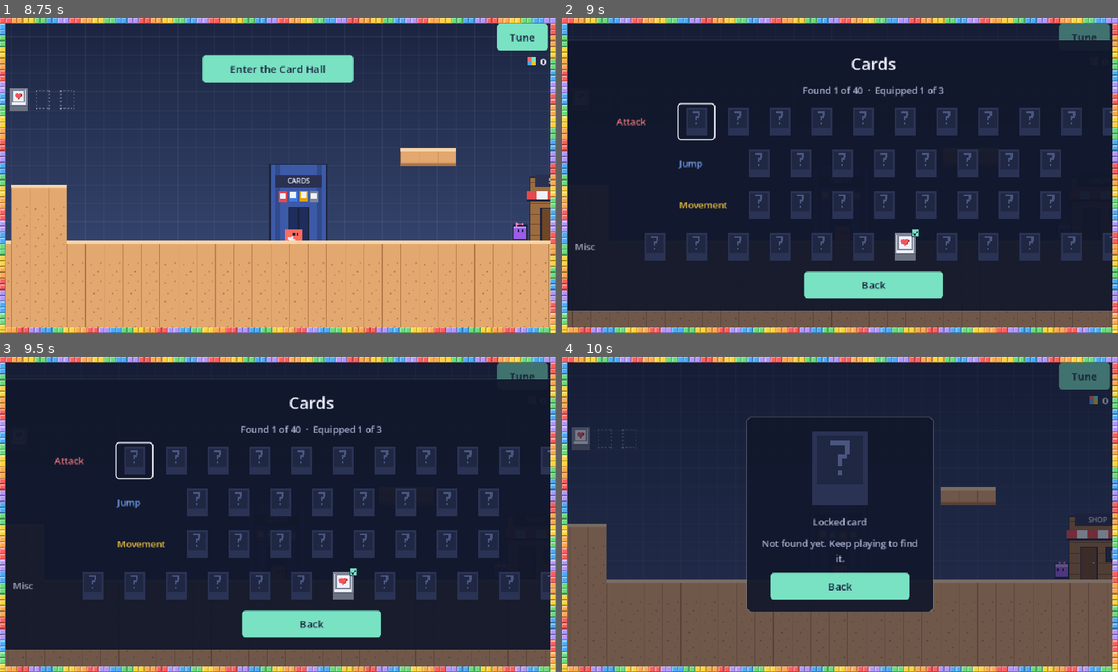
Above: before the commit, frames 1-4 (two rows, left to right).
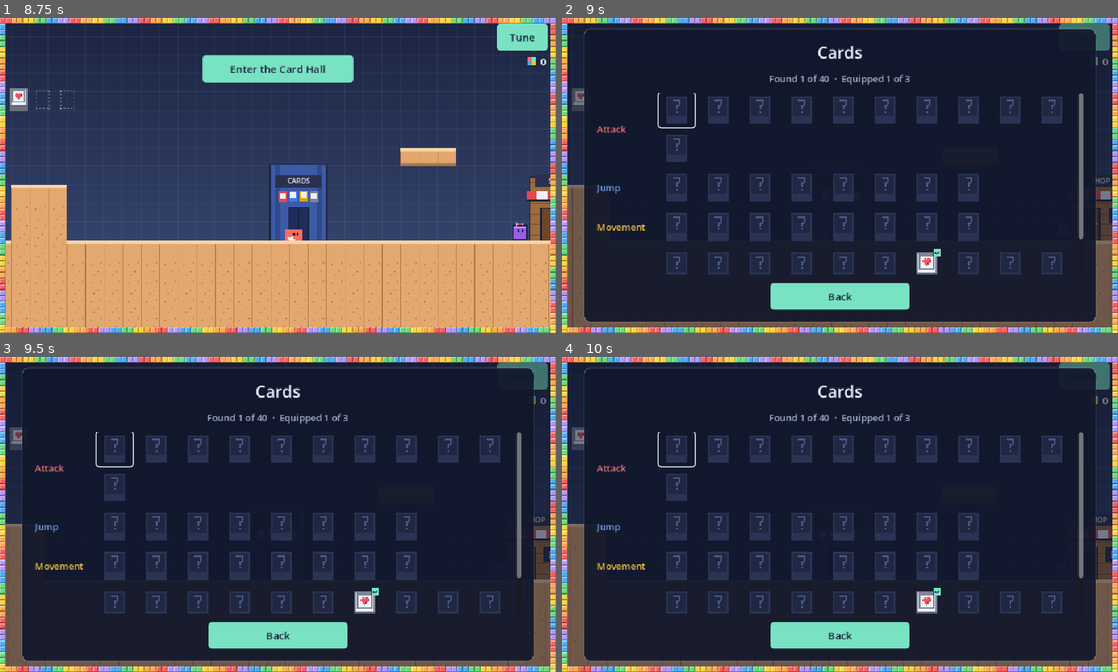
Above: after the commit, the same moments.

Repository: Wut-Lab/Gdtest
Game: Godot game, scene res://scenes/main.tscn
Two runs of this game, one before a commit and one after it. Both use one fixed random seed, a clock stepped at 60 frames per second and the inputs below.
Inputs (mouse positions are in pixels of both pictures, inside the frame that each line leads up to):
- Up to frame 1 (8.75 s): click "Play" at 0.5 s; click "File 1 · Current New game" at 1.25 s; click (16, 99) at 2.02 s; click (44, 99) at 2.77 s; click (66, 99) at 3.52 s; click "Back" at 4.25 s; click "Tune" at 5 s; click "Done" at 5.75 s; tap Enter at 6.5 s; move the mouse to (400, 159) at 6.52 s; hold D (move_right) 6.53-7.25 s; hold W (jump) 6.53-7.25 s; click (400, 159) at 6.67 s; drag from (166, 191) to (394, 229) at 7.27 s; move the mouse to (333, 106) at 8.02 s; hold D (move_right) from 8.03 s (still down); hold W (jump) from 8.03 s (still down); tap Space at 8.1 s
- Up to frame 2 (9 s): release D (move_right) at 8.75 s; release W (jump) at 8.75 s; click "Enter the Card Hall" at 8.75 s
- Up to frame 3 (9.5 s): no input
- Up to frame 4 (10 s): click (695, 460) at 9.52 s

Frame 1 is identical in both runs. In frame 2, 21% of the frame differs, in the area x 1-99%, y 3-97%; in frame 3, 21%; in frame 4, 34%, in the area x 4-96%, y 3-97%.

Commit message:
Gold level squares on upgradable cards; Card Hall rows wrap and scroll so every card fits
Co-Authored-By: Claude Opus 5.5 <noreply@anthropic.com>
Claude-Session: https://claude.ai/code/session_013BExeQaGyrjRbLKt3HwJ73

Diff:
--- a/scripts/card_icon.gd
+++ b/scripts/card_icon.gd
@@ -3,6 +3,7 @@
 ## A card drawn in a menu: the card when something is equipped, or an empty outline.
 ## Big cards (card_scale above 1) also show the ability's name in their bottom bar.
 ## Locked cards are a dark silhouette with a question mark; equipped ones get a green check.
+## Upgradable cards you own show their Forge level as gold squares in the top-left corner.
 
 var ability := "":
 	set(v):
@@ -42,6 +43,14 @@
 		return
 	if ability != "":
 		AbilityCard.draw_card(self, ability, c, card_scale, card_scale >= 2.5)
+		if CardCollection.UPGRADES.has(ability) and CardCollection.owns(ability):
+			# Level pips: one gold square per Forge level, along the top-left corner.
+			for i in CardCollection.level_of(ability):
+				var tl := c + (Vector2(-11, -15) + Vector2(i * 3.5, 0)) * card_scale
+				var px := maxf(3.0 * card_scale, 3.0)
+				draw_rect(Rect2(tl - Vector2(1, 1), Vector2(px + 2, px + 2)), Color("1b2440"))
+				draw_rect(Rect2(tl, Vector2(px, px)), Color("f2c230"))
+				draw_rect(Rect2(tl, Vector2(px, maxf(px * 0.3, 1.0))), Color("ffe58a"))
 		if equipped:
 			# Green check badge in the top-right corner.
 			var p := c + Vector2(12, -16) * card_scale
--- a/scripts/main_menu.gd
+++ b/scripts/main_menu.gd
@@ -63,6 +63,8 @@
 ## Where the Buy page goes back to: "Shop" or "Paul".
 var _buy_from := "Shop"
 var _forge_info: Label
+var _cards_scroll: ScrollContainer
+var _card_flows: Array[HFlowContainer] = []
 var _forge_list: VBoxContainer
 var _forge_scroll: ScrollContainer
 var _mode_notes := {}   # "hard"/"scramble" -> Label under its button
@@ -139,6 +141,14 @@
 	_count.horizontal_alignment = HORIZONTAL_ALIGNMENT_CENTER
 	_count.add_theme_color_override("font_color", DIM)
 	cards.add_child(_count)
+	# The rows scroll, and each type's cards wrap onto more lines on narrow screens.
+	_cards_scroll = ScrollContainer.new()
+	_cards_scroll.horizontal_scroll_mode = ScrollContainer.SCROLL_MODE_DISABLED
+	_cards_scroll.size_flags_horizontal = Control.SIZE_SHRINK_CENTER
+	cards.add_child(_cards_scroll)
+	var rows := VBoxContainer.new()
+	rows.add_theme_constant_override("separation", 10)
+	_cards_scroll.add_child(rows)
 	for type_name in ["attack", "jump", "movement", "misc"]:
 		var row := HBoxContainer.new()
 		row.add_theme_constant_override("separation", 12)
@@ -149,6 +159,11 @@
 		label.size_flags_vertical = Control.SIZE_SHRINK_CENTER
 		label.add_theme_color_override("font_color", AbilityCard.TYPE_COLORS[type_name].lightened(0.25))
 		row.add_child(label)
+		var flow := HFlowContainer.new()
+		flow.add_theme_constant_override("h_separation", 12)
+		flow.add_theme_constant_override("v_separation", 8)
+		_card_flows.append(flow)
+		row.add_child(flow)
 		for a in CardCollection.ALL:
 			if AbilityCard.TYPES[a] != type_name:
 				continue
@@ -161,9 +176,9 @@
 			icon.ability = a
 			icon.set_anchors_and_offsets_preset(Control.PRESET_FULL_RECT)
 			b.add_child(icon)
-			row.add_child(b)
+			flow.add_child(b)
 			_icons[a] = icon
-		cards.add_child(row)
+		rows.add_child(row)
 	_button(cards, "Back", _back_out)
 
 	var card := _page("Card")
@@ -490,6 +505,13 @@
 	for a in _icons:
 		_icons[a].locked = not CardCollection.owns(a)
 		_icons[a].equipped = CardCollection.is_equipped(a)
+		_icons[a].queue_redraw()   # level pips
+	# Fit the card grid to the screen: up to 10 cards a line, fewer on narrow screens.
+	var vp := get_viewport_rect().size
+	var line := clampf(floorf((vp.x - 200.0) / 72.0), 3.0, 10.0) * 72.0
+	for f in _card_flows:
+		f.custom_minimum_size.x = line
+	_cards_scroll.custom_minimum_size = Vector2(line + 120.0, clampf(vp.y - 230.0, 160.0, 520.0))
 	_show("Cards")
 	# Focus the card you were just looking at, or the first one.
 	_icons[_shown if _icons.has(_shown) else CardCollection.ALL[0]].get_parent().grab_focus()
